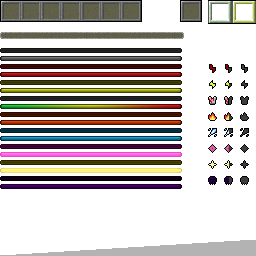
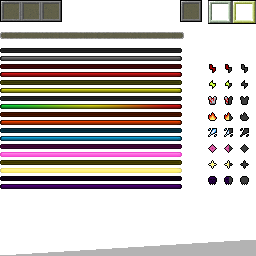
Before/after of a 256x256 layered artwork. What changed in the layer stack:
painted on "InterfaceHUD" over [41, 0, 142, 22]
